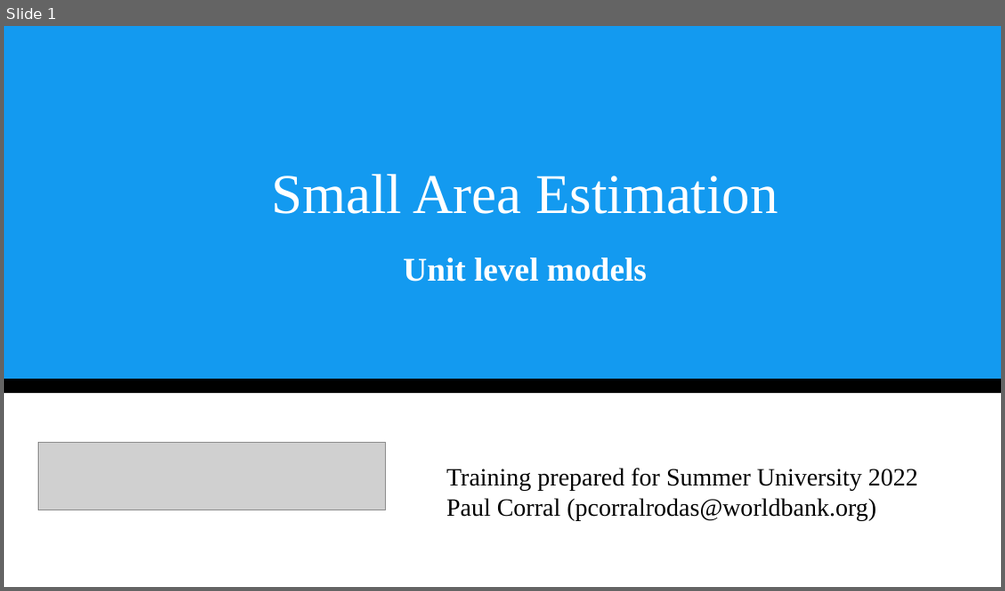
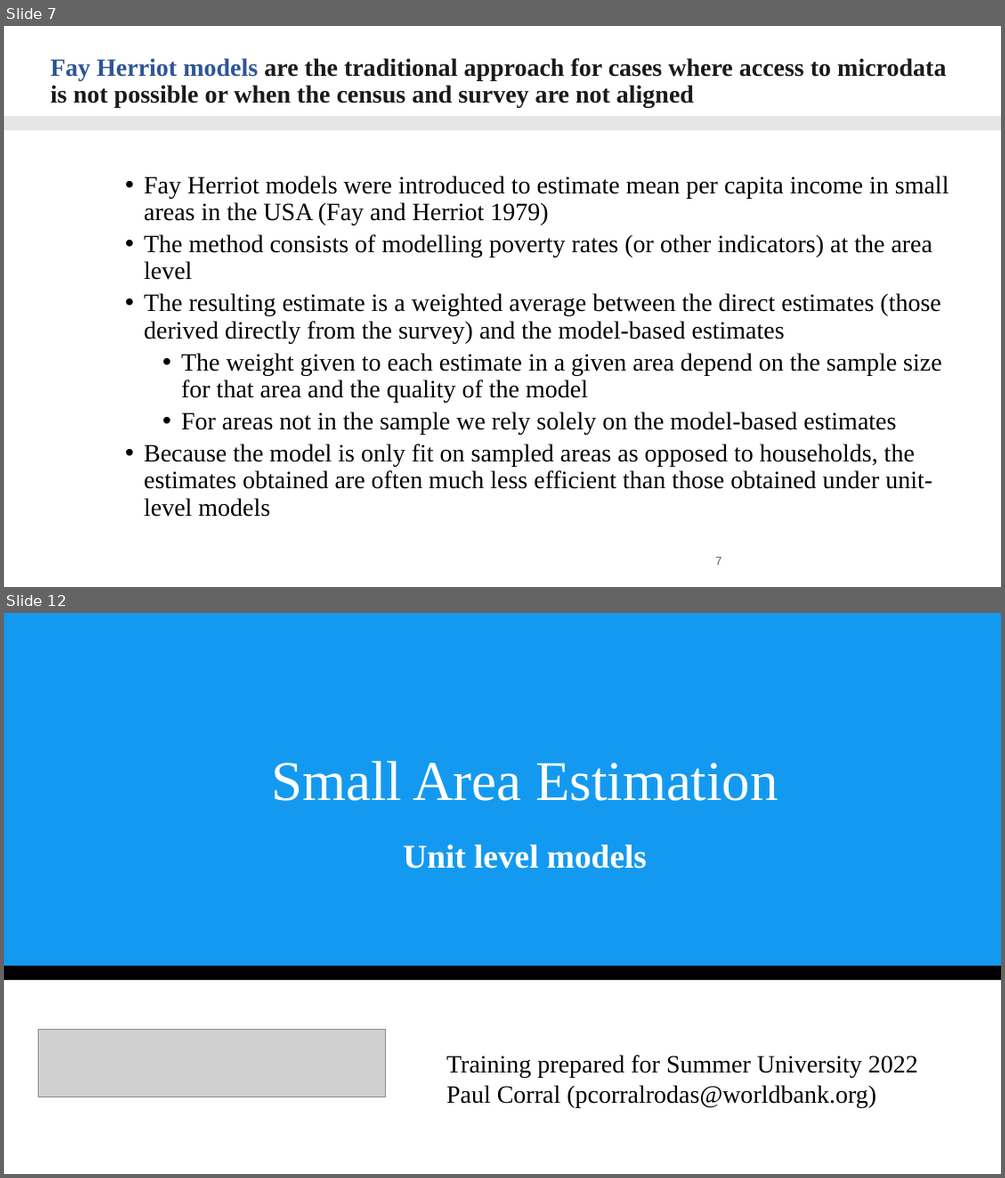
Before and after one commit to pcorralrodas/wb_sae_training, a slide deck: 03.Presentations/Small Area Estimation.pptx. Shown one above the other, each under a label of ours: slide 1 before the commit, slides 7 and 12 after it; the slides between them are not shown. The pictures are 1005x591 and 1005x1178 pixels, drawn with LibreOffice and Linux fonts; fonts in the diff are those of the drawing; grey boxes stand for pictures. Boxes give left, top, right and bottom in pixels: in the first picture for what was removed or moved away, otherwise in the second. Text is boxed around its words. In the diff, an @@ line names an element or a change of style, - is before the commit and + after.

Commit message:
Update Small Area Estimation.pptx
Adding FH exercise ( first version)

```diff
--- a/03.Presentations/Small Area Estimation.pptx
+++ b/03.Presentations/Small Area Estimation.pptx
@@ slide 7 added at box(4, 26, 1001, 587), background #FFFFFF @@
@@ title added at box(50, 58, 946, 108), 24 pt, text #1A1A1A, bold @@
+Fay Herriot models are the traditional approach for cases where access to microdata is not possible or when the census and survey are not aligned
@@ rectangle added at box(4, 116, 1001, 130), fill #E7E6E6 @@
@@ text added at box(144, 176, 949, 516), 24 pt, text #000000 @@
+    • Fay Herriot models were introduced to estimate mean per capita income in small areas in the USA (Fay and Herriot 1979)
+    • The method consists of modelling poverty rates (or other indicators) at the area level
+    • The resulting estimate is a weighted average between the direct estimates (those derived directly from the survey) and the model-based estimates
+      • The weight given to each estimate in a given area depend on the sample size for that area and the quality of the model
+      • For areas not in the sample we rely solely on the model-based estimates
+    • Because the model is only fit on sampled areas as opposed to households, the estimates obtained are often much less efficient than those obtained under unit-level models
@@ page number added at box(715, 556, 721, 564), 11 pt, text #595959 @@
+7
@@ what was slide 1 is now slide 12 @@
```
Also in this commit, not shown: 1 slide changed, 10 other slides added.
